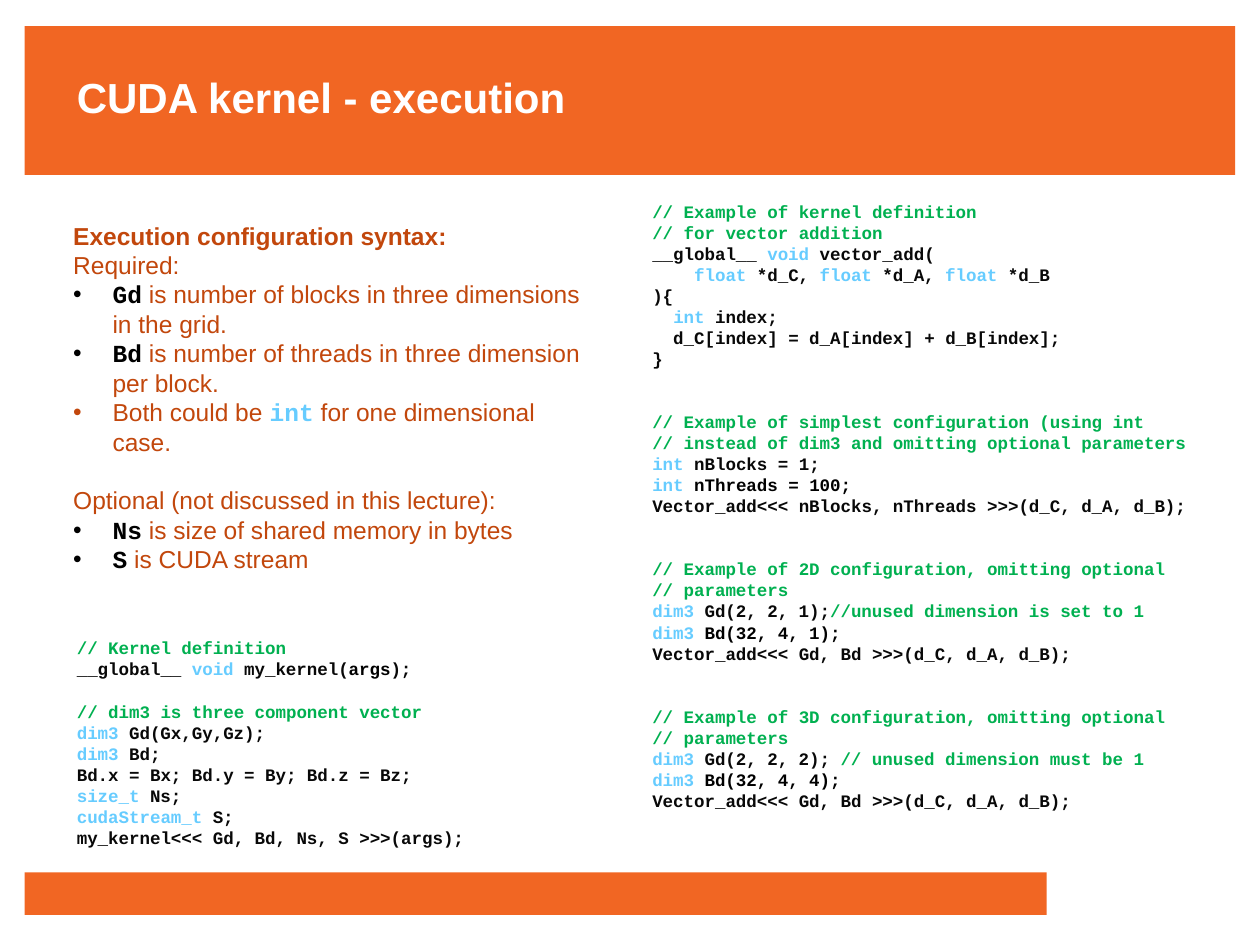
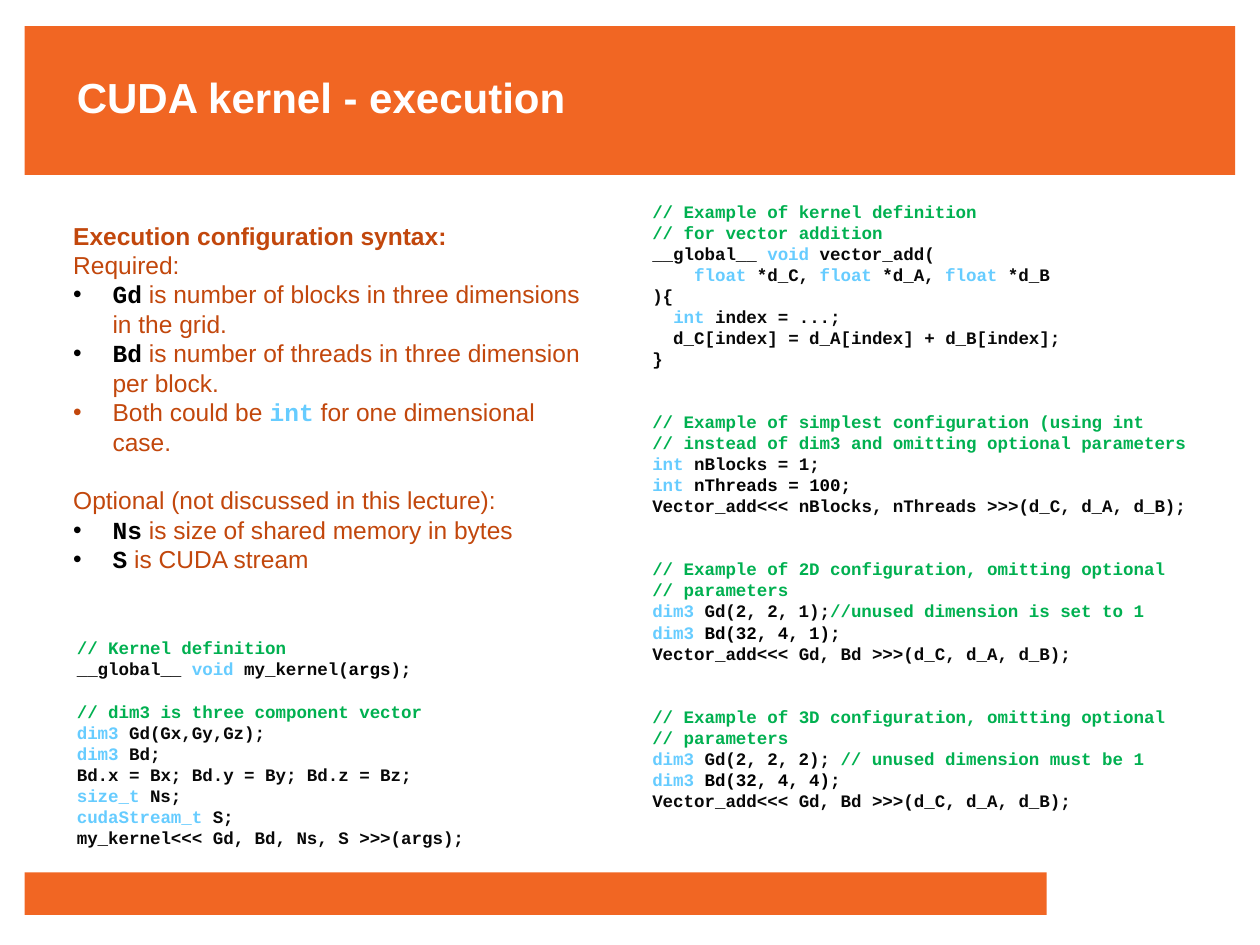
Before and after one commit to francisjudd/CWM-HPC, a slide deck: slide 13 of Lectures/pptx/7_Lecture_seven.pptx (slide 16 before the commit). Drawn at 1260x945 pixels with LibreOffice and Linux fonts; fonts in the diff are those of the drawing; background and template pictures are left out. Boxes give left, top, right and bottom in pixels: in the first picture for what was removed or moved away, otherwise in the second. Text is boxed around its words. In the diff, an @@ line names an element or a change of style, - is before the commit and + after.

```diff
--- a/Lectures/pptx/7_Lecture_seven.pptx
+++ b/Lectures/pptx/7_Lecture_seven.pptx
@@ text at [673, 311, 767, 323]: text changed @@
-int index;
+int index = ...;
```
Also in this commit, not shown: 10 other slides changed, 6 slides added, 12 other files.
